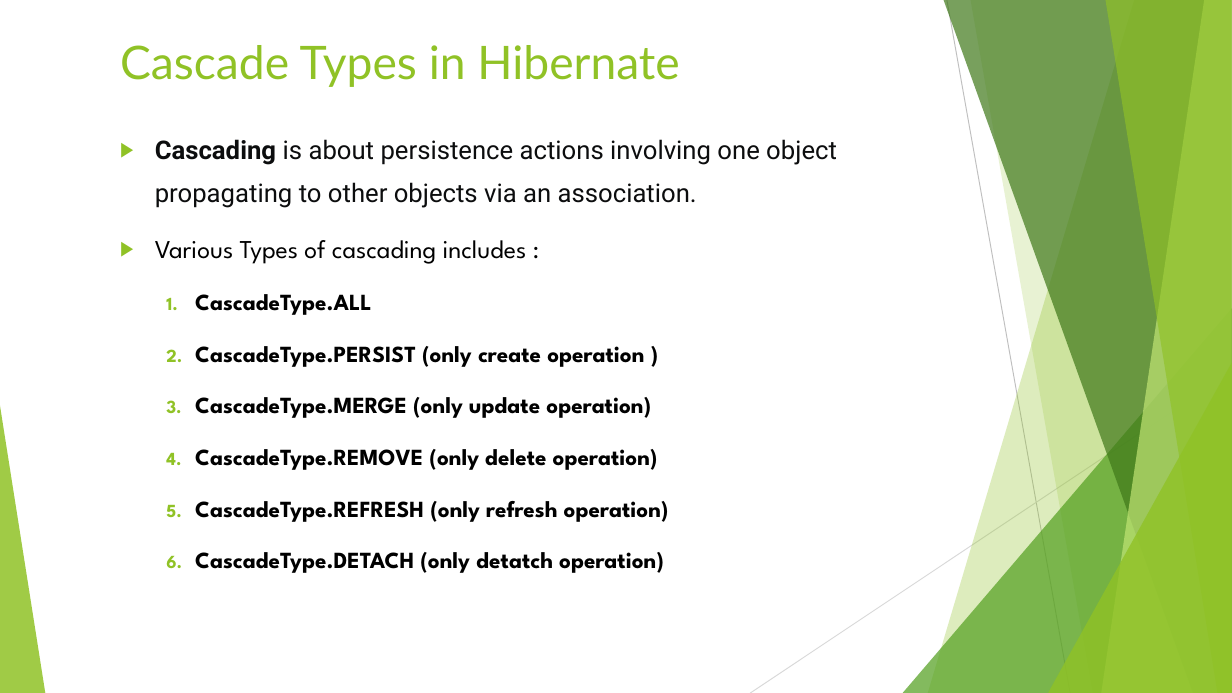
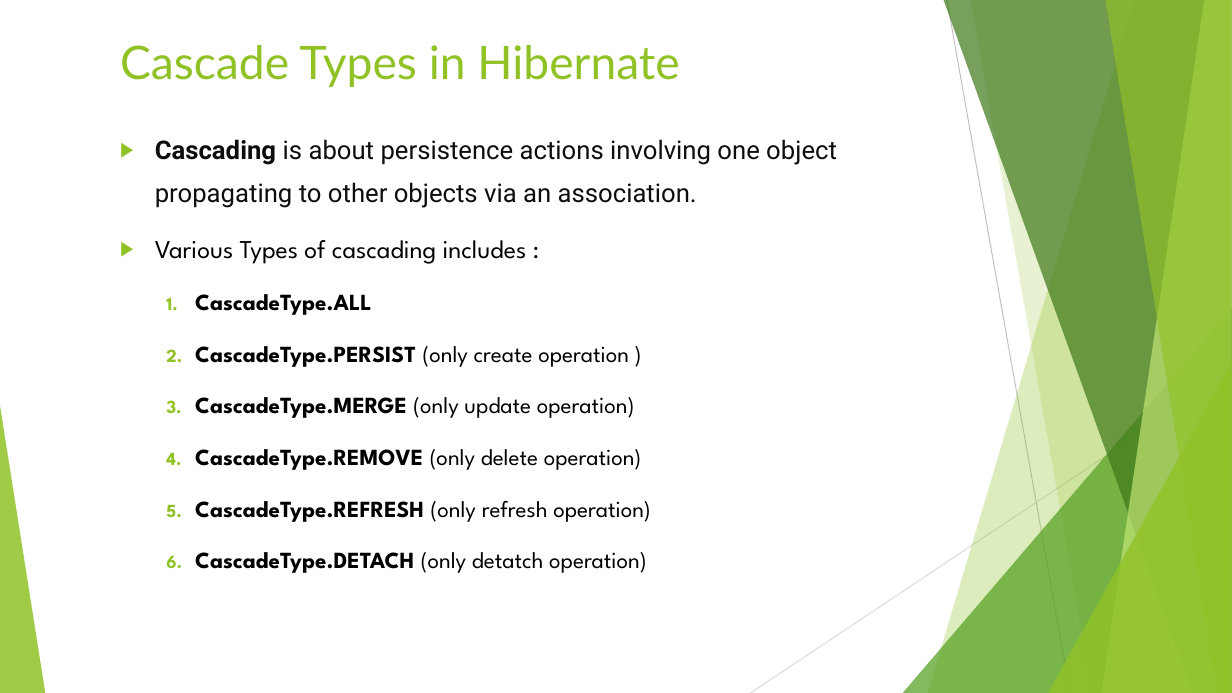
Before and after one commit to SwarnadeepGhosh/CollegeAPI-JPA, a slide deck: slide 18 of img/JPATutorial.pptx (slide 13 before the commit). Drawn at 1232x693 pixels with LibreOffice and Linux fonts; fonts in the diff are those of the drawing. Boxes give left, top, right and bottom in pixels: in the first picture for what was removed or moved away, otherwise in the second. Text is boxed around its words. In the diff, an @@ line names an element or a change of style, - is before the commit and + after.

```diff
--- a/img/JPATutorial.pptx
+++ b/img/JPATutorial.pptx
@@ text at box(195, 346, 651, 573): bold off in "(only create operation )", "(only update operation)", "(only delete operation)", "(only refresh operation)" and 1 more places @@
```
Also in this commit, not shown: 9 other slides changed, 8 slides added, 1 slide removed.
